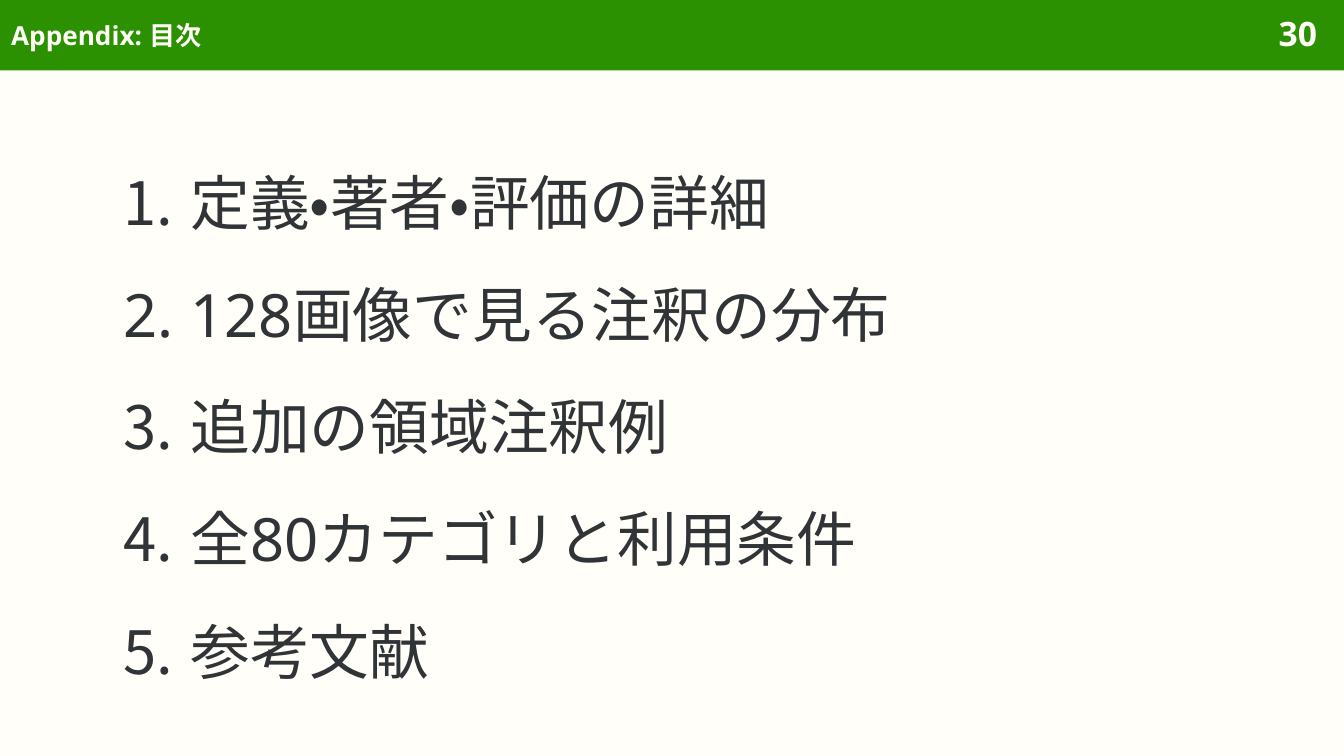
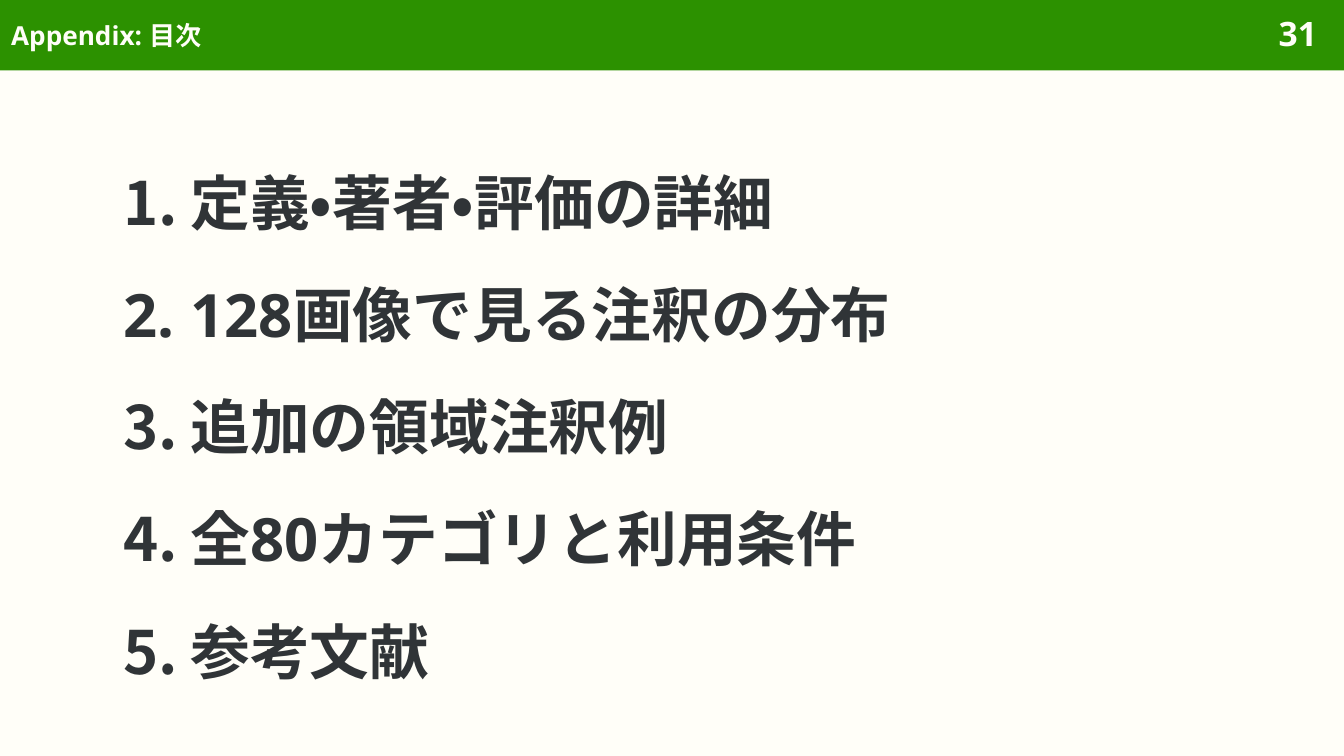
Before and after one commit to sasakiy84/datasets-in-10-minutes, a slide deck: slide 31 of slides/datasets-in-10-minutes-coco.pptx (slide 30 before the commit). Drawn at 1344x756 pixels with LibreOffice and Linux fonts; fonts in the diff are those of the drawing. Boxes give left, top, right and bottom in pixels: in the first picture for what was removed or moved away, otherwise in the second. Text is boxed around its words. In the diff, an @@ line names an element or a change of style, - is before the commit and + after.

```diff
--- a/slides/datasets-in-10-minutes-coco.pptx
+++ b/slides/datasets-in-10-minutes-coco.pptx
@@ page number at [1279,21,1317,47]: text changed @@
-30
+31
@@ text "定義・著者・評価の詳細" at [190,174,890,680]: bold on @@
```
Also in this commit, not shown: 1 other slide changed, 3 slides added, 2 slides removed, 3 other files.
